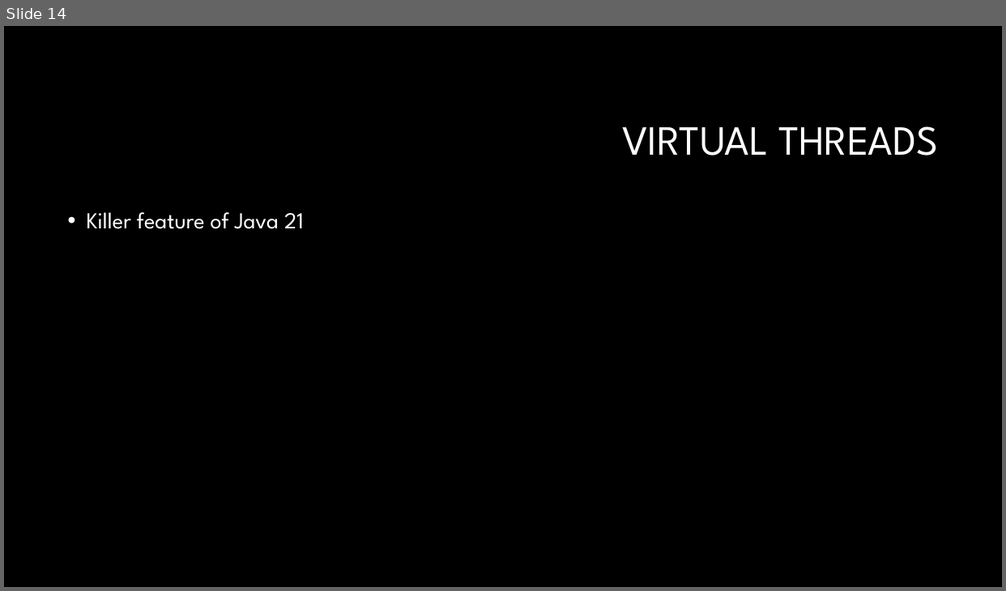
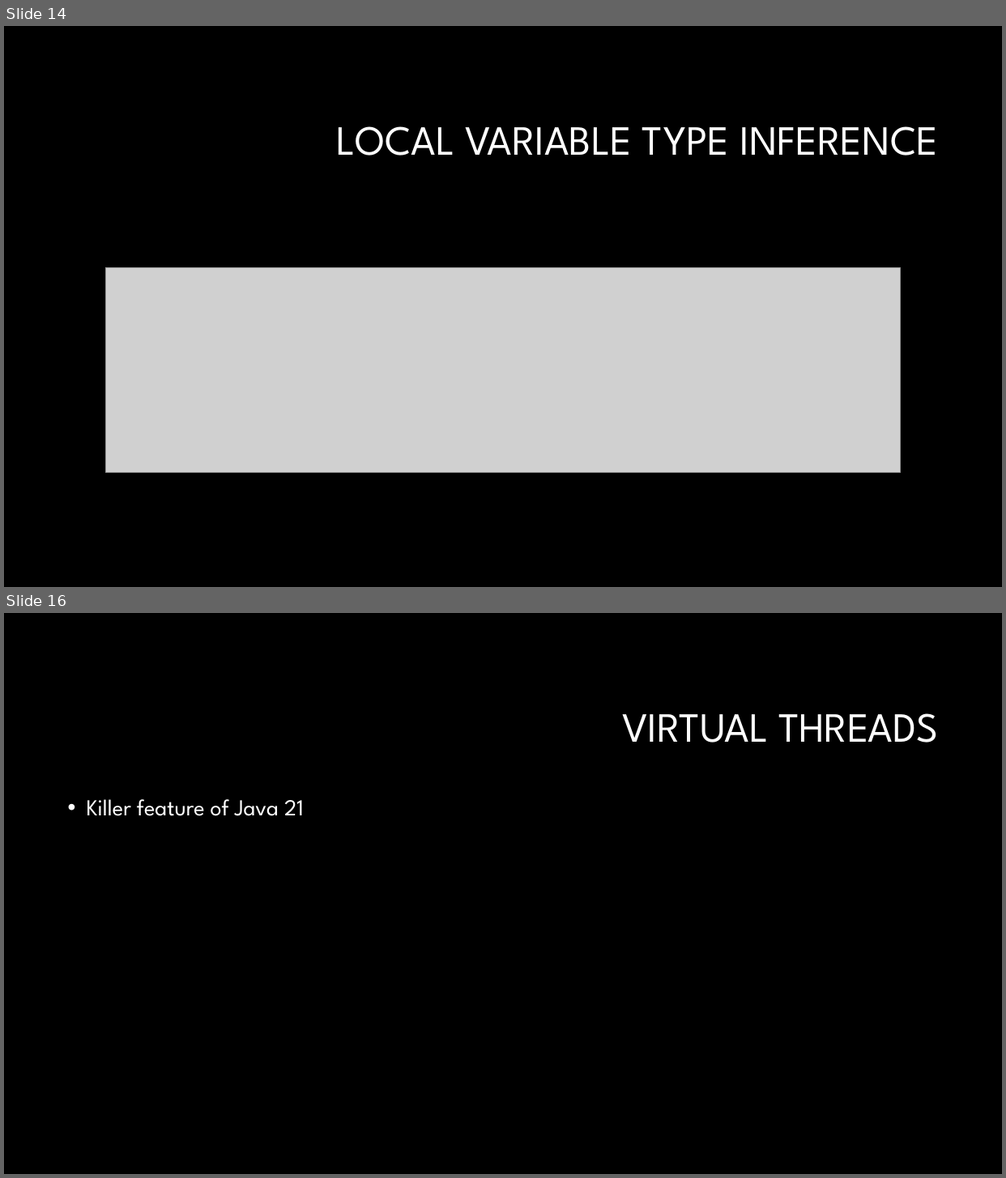
Before and after one commit to vgrazi/presentations, a slide deck: Upgrading Java.pptx. Shown one above the other, each under a label of ours: slide 14 before the commit, slides 14 and 16 after it; the slides between them are not shown. The pictures are 1006x591 and 1006x1178 pixels, drawn with LibreOffice and Linux fonts; fonts in the diff are those of the drawing; grey boxes stand for pictures; background and template pictures are left out. Boxes give left, top, right and bottom in pixels: in the first picture for what was removed or moved away, otherwise in the second. Text is boxed around its words. In the diff, an @@ line names an element or a change of style, - is before the commit and + after.

```diff
--- a/Upgrading Java.pptx
+++ b/Upgrading Java.pptx
@@ slide 14 added at <box>4,26,1002,587</box>, background #000000 @@
@@ title added at <box>337,126,938,156</box>, 40 pt, text #FFFFFF @@
+LOCAL VARIABLE TYPE INFERENCE
@@ picture added at <box>105,268,901,473</box> @@
@@ what was slide 14 is now slide 16 @@
```
Also in this commit, not shown: 2 slides changed, 3 other slides added, 1 slide removed.
